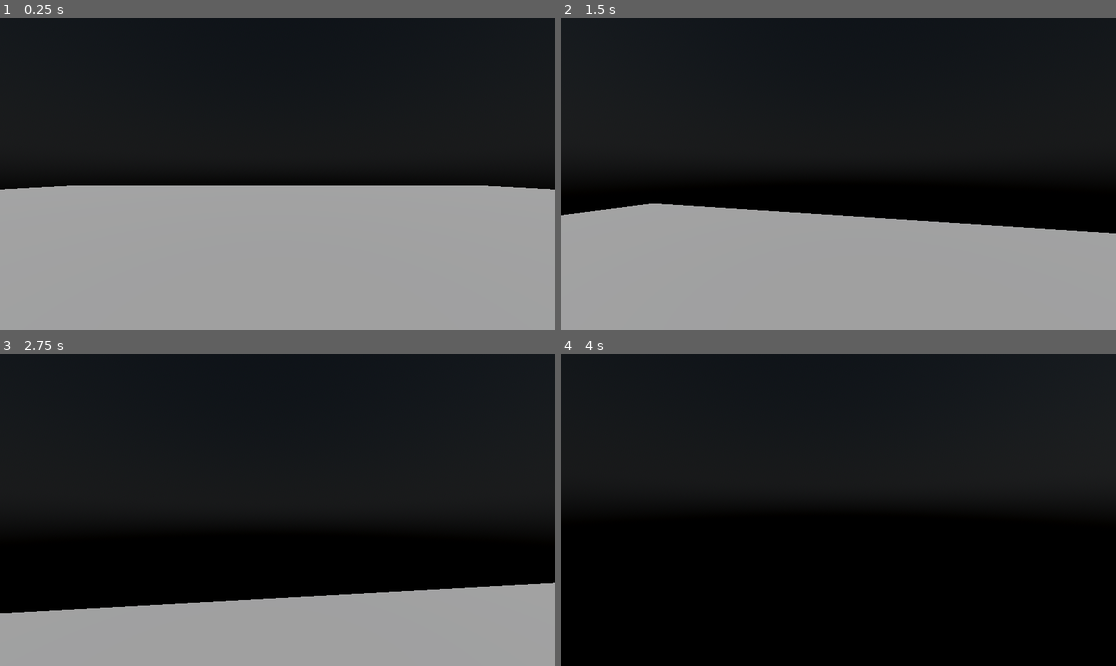
Above: before the commit, frames 1-4 (two rows, left to right).
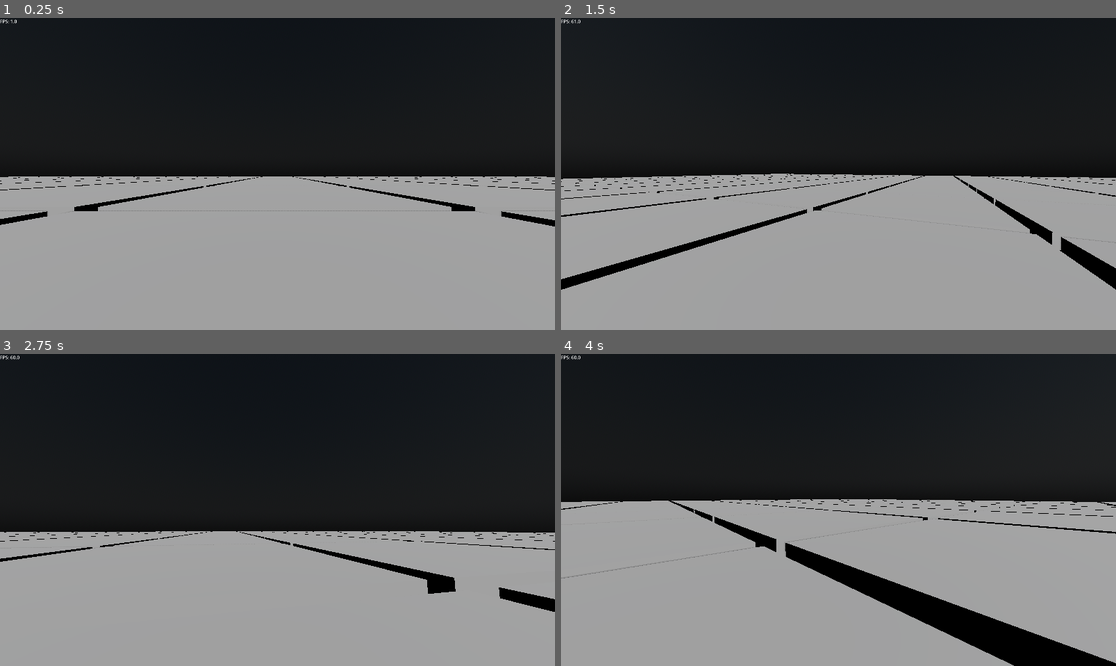
Above: after the commit, the same moments.

Repository: Sialek/godot-mage
Game: Godot game, scene res://level/demo/demo_level.tscn
Same seed, same stepped clock (60 frames per second), same inputs: the game is played once before the commit and once after it.
Inputs (mouse positions are in pixels of both pictures, inside the frame that each line leads up to):
- Up to frame 1 (0.25 s): no input
- Up to frame 2 (1.5 s): tap Enter at 0.5 s; move the mouse to (866, 174) at 0.52 s; hold W (move_forward) from 0.53 s (still down); tap Space (jump) at 0.77 s; move the mouse to (810, 174) at 1.27 s
- Up to frame 3 (2.75 s): keep holding W (move_forward); tap Space (jump) at 1.52 s; move the mouse to (288, 503) at 2.02 s
- Up to frame 4 (4 s): keep holding W (move_forward); move the mouse to (832, 516) at 2.77 s; tap Space (jump) at 3.02, 3.77 s; move the mouse to (877, 513) at 3.52 s

The runs differ from the first frame. In frame 1, 3.9% of the frame differs, in the area x 0-100%, y 0-67%; in frame 2, 14%; in frame 3, 21%; in frame 4, 47%, in the area x 0-100%, y 0-100%.

Commit message:
Add basic placeholder chunk system to world

Diff:
--- a/level/demo/demo_level.gd
+++ b/level/demo/demo_level.gd
@@ -1,12 +1,10 @@
 extends Node3D
 
 
-# Called when the node enters the scene tree for the first time.
 func _ready() -> void:
   pass # Replace with function body.
 
 
-# Called every frame. 'delta' is the elapsed time since the previous frame.
 func _process(delta: float) -> void:
   pass
 
--- a/level/demo/demo_level.tscn
+++ b/level/demo/demo_level.tscn
@@ -2,6 +2,7 @@
 
 [ext_resource type="Script" uid="uid://d1hxvodq8uip1" path="res://level/demo/demo_level.gd" id="1_ot3nl"]
 [ext_resource type="PackedScene" uid="uid://clf4k36570pcq" path="res://player/player.tscn" id="2_0vhs4"]
+[ext_resource type="Script" uid="uid://ub7y1iqv7iy1" path="res://level/worldgen/world_gen.gd" id="3_pee8r"]
 
 [sub_resource type="PhysicalSkyMaterial" id="PhysicalSkyMaterial_qg6gb"]
 
@@ -19,6 +20,11 @@
 ssil_enabled = true
 sdfgi_enabled = true
 
+[sub_resource type="FastNoiseLite" id="FastNoiseLite_pee8r"]
+
+[sub_resource type="NoiseTexture3D" id="NoiseTexture3D_pee8r"]
+noise = SubResource("FastNoiseLite_pee8r")
+
 [node name="DemoLevel" type="Node3D" unique_id=2130346313]
 script = ExtResource("1_ot3nl")
 
@@ -33,6 +39,11 @@
 [node name="CSGBox3D" type="CSGBox3D" parent="Geometry" unique_id=1958418175]
 transform = Transform3D(1, 0, 0, 0, 1, 0, 0, 0, 1, 0, -0.25, 0)
 use_collision = true
-size = Vector3(50, 0.5, 50)
+size = Vector3(4, 0.5, 4)
 
 [node name="Player" parent="." unique_id=397251959 instance=ExtResource("2_0vhs4")]
+
+[node name="WorldGen" type="Node" parent="." unique_id=1166946789]
+script = ExtResource("3_pee8r")
+noiseTexture = SubResource("NoiseTexture3D_pee8r")
+metadata/_custom_type_script = "uid://ub7y1iqv7iy1"
--- /dev/null
+++ b/level/worldgen/chunk.gd
@@ -0,0 +1,40 @@
+class_name Chunk
+extends Node
+
+var coordinates : Vector2
+var size : int = 16
+var loaded : bool = false
+var mesh : MeshInstance3D
+var worldGen : WorldGen
+
+func _init(ownerWorldGen: WorldGen, chunkCoordinates: Vector2):
+  worldGen = ownerWorldGen
+  coordinates = chunkCoordinates
+
+
+func _ready() -> void:
+  pass
+
+
+func _process(delta: float) -> void:
+  pass
+
+
+func load() -> void:
+  if not loaded:
+    mesh = MeshInstance3D.new()
+    var boxMesh = BoxMesh.new()
+    boxMesh.size = Vector3(15.0, 1.0, 15.0)
+    mesh.position = worldGen.chunkToWorldCoordinates(coordinates)
+    mesh.mesh = boxMesh
+    mesh.create_trimesh_collision()
+    worldGen.add_child(mesh)
+    loaded = true
+
+
+func unload() -> void:
+  if loaded:
+    if is_instance_valid(mesh):
+      mesh.queue_free()
+    mesh = null
+    loaded = false
--- /dev/null
+++ b/level/worldgen/world_gen.gd
@@ -0,0 +1,70 @@
+class_name WorldGen
+extends Node
+
+var worldRoot : Node3D = Node3D.new()
+var chunkPool : Array[Chunk] = []
+var chunkRadius : int = 8
+var chunkSize : int = 16
+var _chunkDiameter : int = 2 * chunkRadius + 1
+var _chunkPoolCount : int = pow(_chunkDiameter, 2)
+var _centerChunk : Vector2 = Vector2.ZERO
+
+@export var noiseTexture : NoiseTexture3D
+
+
+func _ready() -> void:
+  setChunkRadius(chunkRadius)
+  reloadAllChunks(Vector2(0, 0))
+  generate()
+
+
+func _process(delta: float) -> void:
+  var player : CharacterBody3D = PlayerManager.player
+  if player:
+    var newCoordinates = worldToChunkCoordinates(player.position)
+    if _centerChunk != newCoordinates:
+      reloadAllChunks(newCoordinates)
+
+
+func generate() -> void:
+  pass
+
+
+func setChunkRadius(radius: int) -> void:
+  chunkRadius = radius
+  _chunkDiameter = 2 * chunkRadius + 1
+  _chunkPoolCount = pow(_chunkDiameter, 2)
+  chunkPool.resize(_chunkPoolCount)
+  for x in range(_chunkDiameter):
+    for y in range (_chunkDiameter):
+      if not chunkPool[x * _chunkDiameter + y]:
+        chunkPool[x * _chunkDiameter + y] = Chunk.new(self, Vector2(0, 0))
+
+func worldToChunkCoordinates(worldCoordinates: Vector3) -> Vector2:
+  return floor(Vector2(worldCoordinates.x, worldCoordinates.z) / chunkSize)
+
+func chunkToWorldCoordinates(chunkCoordinates: Vector2) -> Vector3:
+  return Vector3(chunkCoordinates.x, 0, chunkCoordinates.y) * chunkSize
+
+func reloadAllChunks(centerPosition: Vector2):
+  _centerChunk = centerPosition
+  _chunkDiameter = 2 * chunkRadius + 1
+  var coordinateStack = []
+  for x in range(_chunkDiameter):
+    for y in range (_chunkDiameter):
+      coordinateStack.push_back(Vector2(centerPosition.x + x - chunkRadius, centerPosition.y + y - chunkRadius))
+  for chunk in chunkPool:
+    chunk.unload()
+    chunk.coordinates = coordinateStack.pop_back()
+    chunk.load()
+
+func unloadChunk(chunkCoordinates: Vector2) -> void:
+  getChunk(chunkCoordinates).unload()
+
+func loadChunk(chunkCoordinates: Vector2) -> void:
+  getChunk(chunkCoordinates).load()
+
+func getChunk(chunkCoordinates: Vector2) -> Chunk:
+  var local_x = floor(chunkCoordinates.x - _centerChunk.x + chunkRadius)
+  var local_y = floor(chunkCoordinates.y - _centerChunk.y + chunkRadius)
+  return chunkPool[local_x * _chunkDiameter + local_y]
--- /dev/null
+++ b/player/hud/fps_counter.gd
@@ -0,0 +1,4 @@
+extends Label
+
+func _process(delta: float) -> void:
+  text = "FPS: " + str(Engine.get_frames_per_second())
--- a/player/player.gd
+++ b/player/player.gd
@@ -7,13 +7,17 @@
 @onready var camera: Camera3D = $Camera3D
 
 func _ready() -> void:
-  Input.mouse_mode = Input.MOUSE_MODE_CAPTURED
+  #Input.mouse_mode = Input.MOUSE_MODE_CAPTURED
+
+  PlayerManager.player = self
+
 
 func _unhandled_input(event: InputEvent) -> void:
   if event is InputEventMouseMotion:
     rotate_y(-event.relative.x * 0.005)
     camera.rotate_x(-event.relative.y * 0.005)
     camera.rotation.x = clamp(camera.rotation.x, -PI/2, PI/2)
+
 
 func _physics_process(delta: float) -> void:
   # Add the gravity.
--- a/player/player.tscn
+++ b/player/player.tscn
@@ -1,6 +1,7 @@
 [gd_scene format=3 uid="uid://clf4k36570pcq"]
 
 [ext_resource type="Script" uid="uid://xo7bojrq2uer" path="res://player/player.gd" id="1_oul6g"]
+[ext_resource type="Script" uid="uid://bd7u018tletiw" path="res://player/hud/fps_counter.gd" id="2_rkbax"]
 
 [sub_resource type="CapsuleMesh" id="CapsuleMesh_kqu6x"]
 radius = 0.4
@@ -23,3 +24,16 @@
 
 [node name="Camera3D" type="Camera3D" parent="." unique_id=1583198842]
 transform = Transform3D(1, 0, 0, 0, 1, 0, 0, 0, 1, 0, 1.4, 0)
+
+[node name="HUD" type="Control" parent="." unique_id=1431481543]
+layout_mode = 3
+anchors_preset = 0
+offset_right = 40.0
+offset_bottom = 40.0
+
+[node name="FPSCounter" type="Label" parent="HUD" unique_id=754679948]
+layout_mode = 0
+offset_right = 40.0
+offset_bottom = 23.0
+text = "TEST"
+script = ExtResource("2_rkbax")
--- a/project.godot
+++ b/project.godot
@@ -12,8 +12,17 @@
 
 config/name="godot-mage"
 run/main_scene="uid://bxct4qd7dr8d4"
-config/features=PackedStringArray("4.6", "Forward Plus")
+config/features=PackedStringArray("4.7", "Forward Plus")
 config/icon="res://icon.svg"
+
+[autoload]
+
+PlayerManager="*uid://ctarlogm04xd7"
+
+[display]
+
+window/size/viewport_width=1920
+window/size/viewport_height=1080
 
 [input]
 
--- /dev/null
+++ b/system/player_manager.gd
@@ -0,0 +1,14 @@
+extends Node
+
+
+var player : CharacterBody3D
+
+
+# Called when the node enters the scene tree for the first time.
+func _ready() -> void:
+  pass # Replace with function body.
+
+
+# Called every frame. 'delta' is the elapsed time since the previous frame.
+func _process(delta: float) -> void:
+  pass
Not shown, added: level/worldgen/chunk.gd.uid
Not shown, added: level/worldgen/world_gen.gd.uid
Not shown, added: player/hud/fps_counter.gd.uid
Not shown, added: system/player_manager.gd.uid
